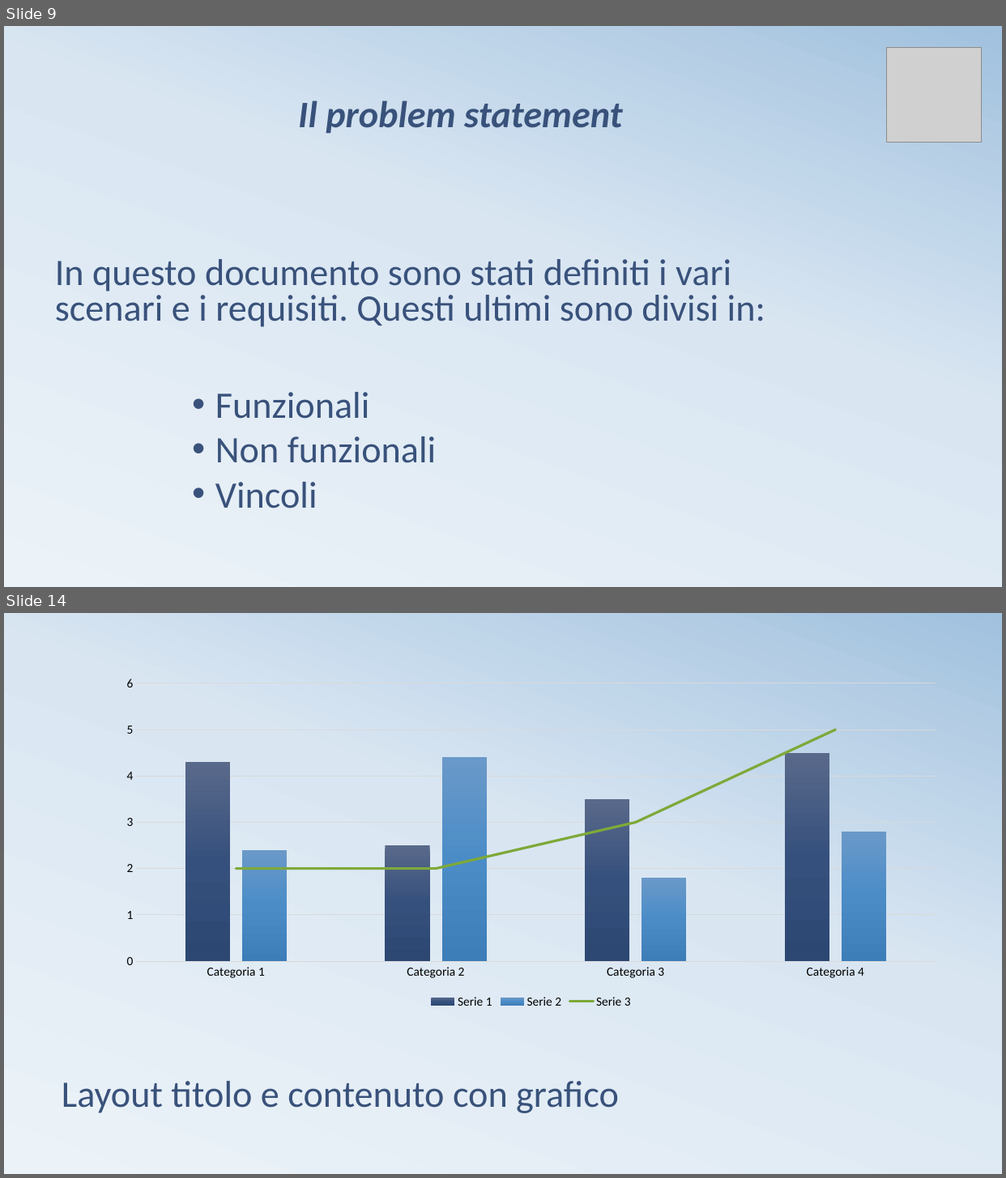
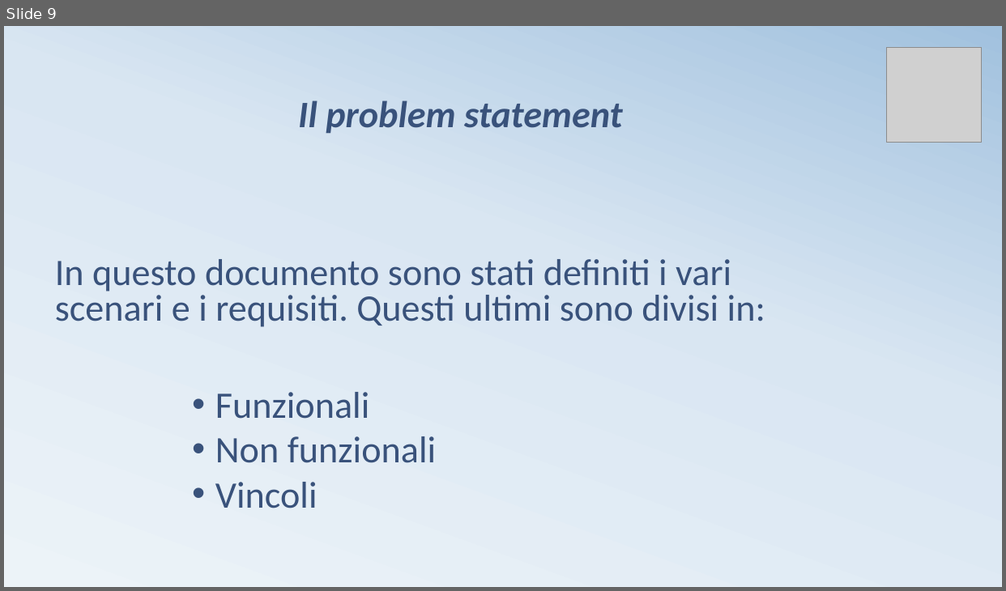
Before and after one commit to kekkox/Carcheck, a slide deck: Work product/Presentazione CarCheck.pptx. Shown one above the other, each under a label of ours: slides 9 and 14 before the commit, slide 9 after it; the slides between them are not shown. The pictures are 1006x1178 and 1006x591 pixels, drawn with LibreOffice and Linux fonts; fonts in the diff are those of the drawing; grey boxes stand for pictures. Boxes give left, top, right and bottom in pixels: in the first picture for what was removed or moved away, otherwise in the second. Text is boxed around its words. In the diff, an @@ line names an element or a change of style, - is before the commit and + after.

```diff
--- a/Work product/Presentazione CarCheck.pptx
+++ b/Work product/Presentazione CarCheck.pptx
@@ slide 14 removed at (x1=4, y1=613, x2=1002, y2=1174), background gradient #ECF3F8 to #D9E6F2 to #A1C1DE @@
@@ column chart removed at (x1=109, y1=669, x2=952, y2=1012) @@
-categories: Categoria 1, Categoria 2, Categoria 3, Categoria 4
-Serie 1: 4.3, 2.5, 3.5, 4.5
-Serie 2: 2.4, 4.4, 1.8, 2.8
-Serie 3: 2, 2, 3, 5
@@ title removed at (x1=62, y1=1081, x2=619, y2=1114) @@
-Layout titolo e contenuto con grafico
```
Also in this commit, not shown: 3 slides changed, 24 slides added, 12 other slides removed.
